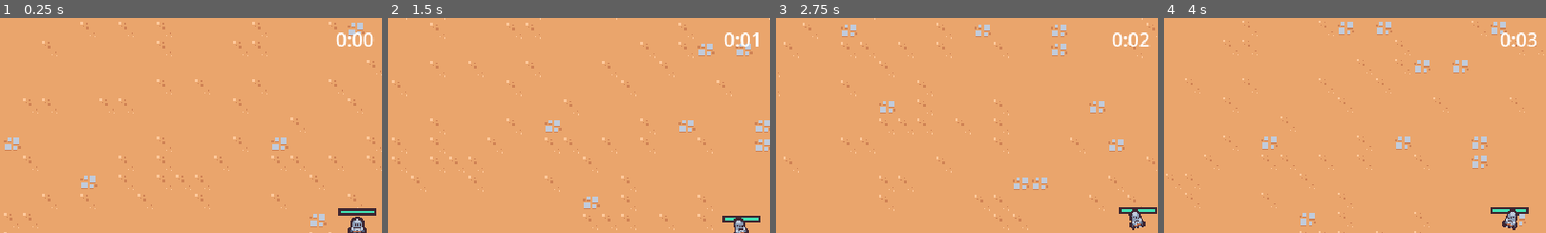
Above: before the commit, frames 1-4 (left to right).
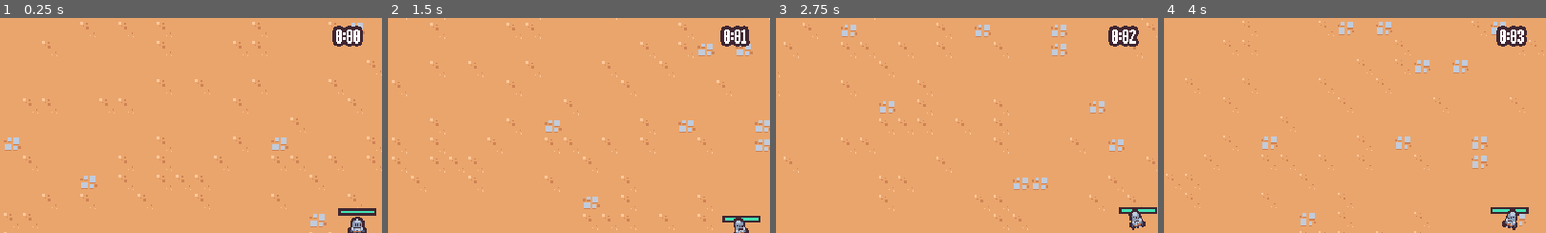
Above: after the commit, the same moments.

Repository: PWilliams0530/UdemySurvival2DGadotGame
Game: Godot game, scene res://scenes/main/main.tscn
The game is run twice, just before and just after one commit, with the same random seed, the same clock (stepped at 60 frames per second) and the same inputs.
Inputs (mouse positions are % of the whole screen's width and height, from its top left):
- Up to frame 1 (0.25 s): no input
- Up to frame 2 (1.5 s): move the mouse to (72, 45) at 0.52 s; press the mouse at (72, 45) at 0.53 s; hold Right (move_right) 0.53-1.28 s; move the mouse to (30, 55) at 1.27 s; release the mouse at (30, 55) at 1.28 s; hold S (move_down) from 1.28 s (still down); click (30, 55) at 1.35 s
- Up to frame 3 (2.75 s): move the mouse to (60, 28) at 2.02 s; release S (move_down) at 2.03 s; press the mouse at (60, 28) at 2.03 s; hold Right (move_right) from 2.03 s (still down)
- Up to frame 4 (4 s): move the mouse to (45, 70) at 2.77 s; release Right (move_right) at 2.78 s; release the mouse at (45, 70) at 2.78 s; hold Up (move_up) 2.78-3.53 s; click (45, 70) at 2.85 s; move the mouse to (80, 65) at 3.52 s; press the mouse at (80, 65) at 3.53 s; hold A (move_left) from 3.53 s (still down)
The pictures show only the part of the screen within x 4-54%, y 0-50%; the shares and areas given below are measured in that part.

The runs differ from the first frame. In frame 1, 0.8% of the frame differs, in the area x 87-98%, y 3-14%; in frame 2, 0.7%; in frame 3, 0.8%; in frame 4, 0.8%.

Commit message:
AddedThemeAndFont

Diff:
--- a/project.godot
+++ b/project.godot
@@ -34,6 +34,10 @@
 [dotnet]
 
 project/assembly_name="2DSurvivorsCourse"
+
+[gui]
+
+theme/custom="res://resources/theme/theme.tres"
 
 [input]
 
--- /dev/null
+++ b/resources/theme/theme.tres
@@ -0,0 +1,7 @@
+[gd_resource type="Theme" load_steps=2 format=3 uid="uid://pjxip4cdiawc"]
+
+[ext_resource type="FontFile" uid="uid://dtbenv728dhd2" path="res://resources/theme/Rockboxcond12.ttf" id="1_i3lch"]
+
+[resource]
+default_font = ExtResource("1_i3lch")
+default_font_size = 16
--- a/scenes/UI/arena_time_ui.tscn
+++ b/scenes/UI/arena_time_ui.tscn
@@ -22,4 +22,6 @@
 [node name="Label" type="Label" parent="MarginContainer"]
 unique_name_in_owner = true
 layout_mode = 2
+theme_override_colors/font_outline_color = Color(0.247059, 0.14902, 0.192157, 1)
+theme_override_constants/outline_size = 10
 text = "Test"
Binary file added: resources/theme/Rockboxcond12.ttf
Not shown, added: resources/theme/Rockboxcond12.ttf.import
